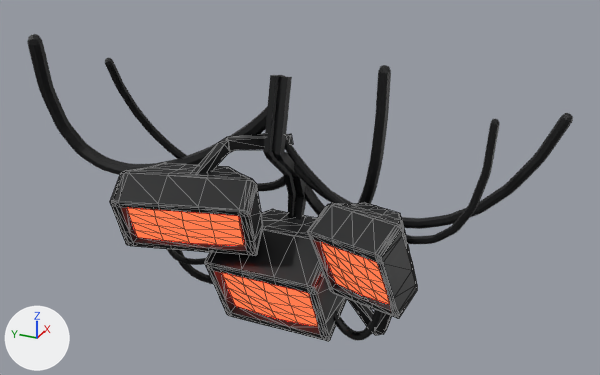
The glTF model trigger-point/models/enemy/enemy.glb, before and after one commit.
Camera for both pictures: a camera (50 mm lens) standing at (-29.6, -16.4, 32.5) and looking at (4.2, -1.1, 15.6). Lighting does not change. The marker at lower left points along +X, +Y and +Z. Mesh edges are drawn as thin lines on the coarser meshes. Where no turn or scale is listed for an object, it has been applied to the vertices. Vertices at the same position are counted once.

The first picture shows 'BézierCurve', 'BézierCurve.003', 'BézierCurve.004', 'BézierCurve.005', 'BézierCurve.006', 'BézierCurve.007', 'Cube', 'Cube.001', 'Stand', 'TV', 'TV.001', 'TVSIDE1'.
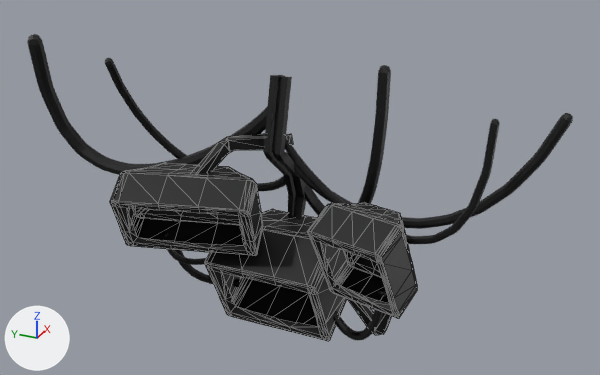
Changed parts and their boxes (x1, y1, x2, y2) in the pictures (600 x 375 px):
part 1 of me_cube_001, deleted (orange): before (222, 273, 318, 327)
part 2 of me_cube_004, deleted (orange): before (127, 208, 244, 246)
part 3 of me_cube_003, deleted (orange): before (321, 243, 390, 304)

Edits to the bpy script that builds the scene:
```text
Change me_cube_001:
    used by ob_tv; location = (3.93, 0.0, 10.14)
    remove me_cube_001.from_pydata(...)  # 219 vertices, 434 faces; spans x -2.27..3.14, y -3.05..3.05, z -2.77..2.78
    add me_cube_001.from_pydata(...)  # 210 vertices, 402 faces; spans x -2.27..3.14, y -3.05..3.05, z -2.77..2.78
    me_cube_001 part 1
    9 vertices are removed from x -1.54..-0.7, y -1.23..1.23, z -1.35..0.3
    32 faces are deleted
    remove me_cube_001.materials.append(mat_tv_screen)  # orange #ff5f29
Change me_cube_004:
    used by ob_tv_001; location = (1.47, 3.59, 14.4)
    remove me_cube_004.from_pydata(...)  # 219 vertices, 434 faces; spans x -2.37..2.68, y -3.65..3.65, z -1.99..1.99
    remove me_cube_004.materials.append(mat_tv_screen)  # orange #ff5f29
    add me_cube_004.from_pydata(...)  # 210 vertices, 402 faces; spans x -2.37..2.68, y -3.65..3.65, z -1.99..1.99
    me_cube_004 part 2
    9 vertices are removed from x -1.32..-0.09, y -1.58..1.2, z -0.96..0.24
    32 faces are deleted
Change me_cube_003:
    used by ob_tvside1; location = (2.76, -5.06, 13.11)
    remove me_cube_003.from_pydata(...)  # 219 vertices, 434 faces; spans x -2.2..2.55, y -2.35..2.35, z -2.52..2.52
    add me_cube_003.from_pydata(...)  # 210 vertices, 402 faces; spans x -2.2..2.55, y -2.35..2.35, z -2.52..2.52
    me_cube_003 part 3
    9 vertices are removed from x -1.24..-0.15, y -0.71..1.04, z -1.14..0.44
    32 faces are deleted
    remove me_cube_003.materials.append(mat_tv_screen)  # orange #ff5f29
```
